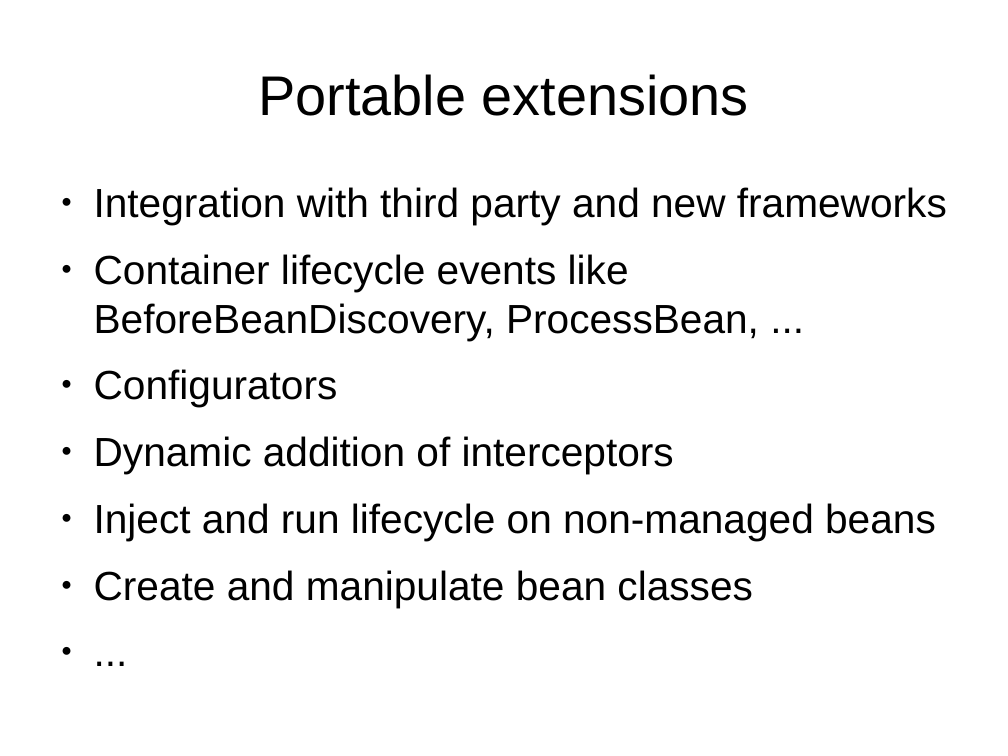
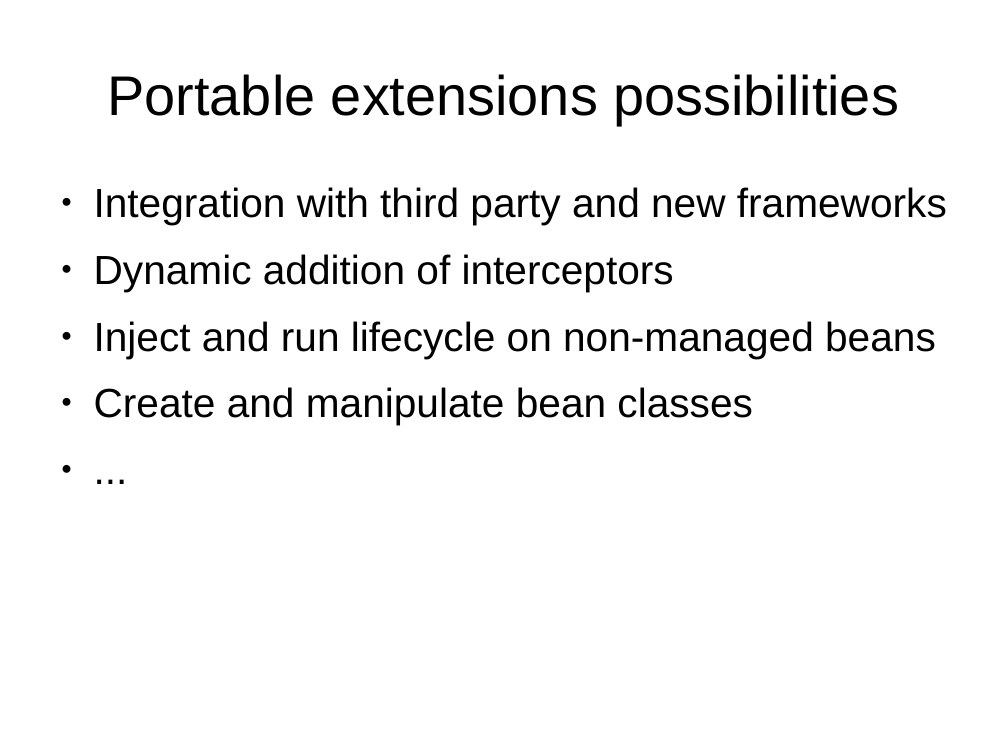
Before and after one commit to FrigoCoder/CDI, a slide deck: slide 124 of CDI.odp (slide 121 before the commit). Drawn at 1008x756 pixels with LibreOffice and Linux fonts; fonts in the diff are those of the drawing. Boxes give left, top, right and bottom in pixels: in the first picture for what was removed or moved away, otherwise in the second. Text is boxed around its words. In the diff, an @@ line names an element or a change of style, - is before the commit and + after.

Commit message:
FINAL

```diff
--- a/CDI.odp
+++ b/CDI.odp
@@ title at (108, 74, 899, 125): text changed @@
-Portable extensions
+Portable extensions possibilities
@@ text at (94, 254, 759, 407): paragraphs removed @@
-● Container lifecycle events like BeforeBeanDiscovery, ProcessBean, ...
-● Configurators
```
Also in this commit, not shown: 3 slides added.
